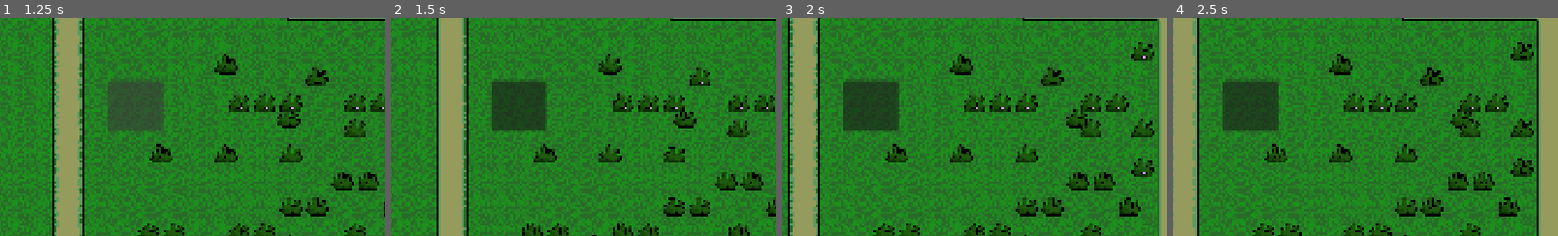
Above: before the commit, frames 1-4 (left to right).
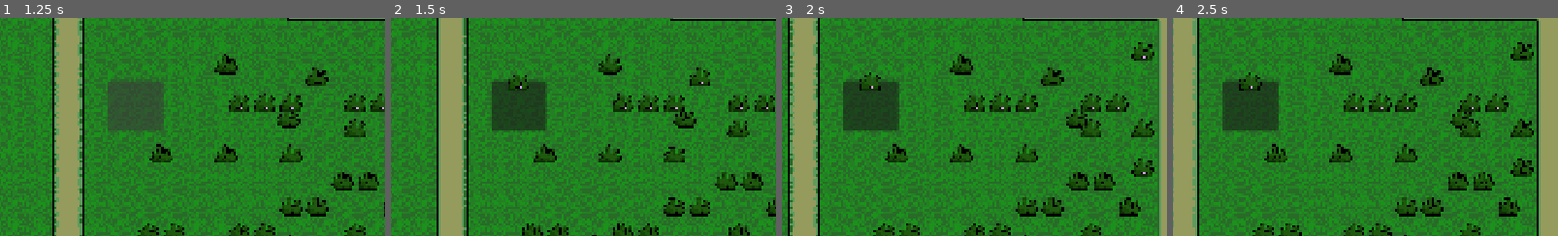
Above: after the commit, the same moments.

Repository: fiddletwo/tuff-farmers
Game: Godot game, scene res://scenes/world.tscn
Same seed, same stepped clock (60 frames per second), same inputs: the game is played once before the commit and once after it.
Inputs (mouse positions are % of the whole screen's width and height, from its top left):
- Up to frame 1 (1.25 s): click (30, 47) at 0.5 s
- Up to frame 2 (1.5 s): tap Enter at 1.25 s; move the mouse to (73, 45) at 1.27 s; hold D (right) from 1.28 s (still down); tap F (interact) at 1.35 s; click (73, 45) at 1.42 s
- Up to frame 3 (2 s): keep holding D (right)
- Up to frame 4 (2.5 s): release D (right) at 2 s; drag from (30, 55) to (45, 70) at 2.02 s
The pictures show only the part of the screen within x 13-63%, y 27-77%; the shares and areas given below are measured in that part.

Frame 1 is identical in both runs. In frame 2, 0.2% of the frame differs, in the area x 30-36%, y 26-34%; in frame 3, 0.2%; in frame 4, 0.2%, in the area x 17-24%, y 24-34%.

Commit message:
add experimental crop planting

Diff:
--- a/game/crops/corn.tres
+++ b/game/crops/corn.tres
@@ -1,8 +1,10 @@
-[gd_resource type="Resource" script_class="Crop" format=3 uid="uid://dg2bq4ucrpem4"]
+[gd_resource type="Resource" script_class="CropInfo" format=3 uid="uid://dg2bq4ucrpem4"]
 
 [ext_resource type="Script" uid="uid://fg3d75phihkh" path="res://scripts/farming/crop_info.gd" id="1_226c3"]
+[ext_resource type="Texture2D" uid="uid://o870dp8i77y2" path="res://assets/sprites/character.png" id="2_v1mwr"]
 
 [resource]
 script = ExtResource("1_226c3")
-growth_interval = 0.3
+sprites = Array[Texture]([ExtResource("2_v1mwr")])
+growth_interval = 0.2
 metadata/_custom_type_script = "uid://fg3d75phihkh"
--- a/scenes/world.tscn
+++ b/scenes/world.tscn
@@ -7,9 +7,9 @@
 [ext_resource type="Texture2D" uid="uid://dco646v2t2kg7" path="res://assets/terrain/path_1.png" id="4_i7141"]
 [ext_resource type="Texture2D" uid="uid://cxna1mxikojrv" path="res://assets/terrain/path_2.png" id="5_4mrxx"]
 [ext_resource type="Script" uid="uid://c5mdkrvjvkhml" path="res://scripts/player/interaction.gd" id="6_4mrxx"]
-[ext_resource type="PackedScene" uid="uid://dhvua5fsbbhr8" path="res://scenes/crop.tscn" id="6_qfnet"]
 [ext_resource type="Script" uid="uid://c6hyjtjr2x2lw" path="res://scripts/farming/farm_manager.gd" id="7_i7141"]
 [ext_resource type="Script" uid="uid://dj0st0cliumhg" path="res://scripts/game/day_night_cycle.gd" id="9_7r4gi"]
+[ext_resource type="Script" uid="uid://oi8c66yoaor1" path="res://scripts/farming/crop_manager.gd" id="9_w7kh3"]
 
 [sub_resource type="TileSetAtlasSource" id="TileSetAtlasSource_qfnet"]
 texture = ExtResource("1_nnsk1")
@@ -142,8 +142,6 @@
 [node name="Interaction" type="Node2D" parent="Player" unique_id=1014953608]
 script = ExtResource("6_4mrxx")
 
-[node name="Crop" parent="." unique_id=1927259062 instance=ExtResource("6_qfnet")]
-
 [node name="Button" type="Button" parent="." unique_id=1679327286]
 anchors_preset = 5
 anchor_left = 0.5
@@ -165,4 +163,7 @@
 
 [node name="DayNight" type="CanvasModulate" parent="DayNightCycle/Transition" unique_id=1967759883]
 
+[node name="CropManager" type="Node2D" parent="." unique_id=1728834605]
+script = ExtResource("9_w7kh3")
+
 [connection signal="update" from="DayNightCycle" to="DayNightCycle/Transition" method="_on_day_night_cycle_update"]
--- a/scripts/farming/crop.gd
+++ b/scripts/farming/crop.gd
@@ -12,9 +12,8 @@
 
 @onready var sprite: Sprite2D = $Sprite
 
-func _ready() -> void:
-    add_to_group(group_name)
-
 func initialize(info: CropInfo) -> void:
     crop_info = info
     sprite.texture = crop_info.sprites[0]
+
+    add_to_group(group_name)
--- a/scripts/farming/crop_info.gd
+++ b/scripts/farming/crop_info.gd
@@ -3,3 +3,7 @@
 
 @export var sprites: Array[Texture]
 @export var growth_interval: float
+
+func _init(p_sprites: Array[Texture] = [], p_growth_interval = 0.2) -> void:
+    sprites = p_sprites
+    growth_interval = p_growth_interval
--- a/scripts/farming/crop_manager.gd
+++ b/scripts/farming/crop_manager.gd
@@ -1,4 +1,5 @@
-extends Node
+class_name CropManager
+extends Node2D
 
 var TICK_RATE: float = 20.0
 
--- a/scripts/farming/farm_manager.gd
+++ b/scripts/farming/farm_manager.gd
@@ -1,7 +1,20 @@
 class_name FarmManager
 extends Node2D
 
-var crop_scene = preload("res://scenes/crop.tscn")
+var crop_scene: PackedScene = preload("res://scenes/crop.tscn")
 
-func plant_crop() -> void:
-    pass
+var crops: Dictionary[String, Resource] = {
+    "corn": preload("res://game/crops/corn.tres")
+}
+
+var tile_map: Dictionary[Vector2i, Crop] = {}
+
+func plant_crop(crop_name: String) -> void:
+    var crop_info = crops.get(crop_name)
+    if not crop_info:
+        push_warning("Failed to find crop " + crop_name)
+        return
+
+    var crop = crop_scene.instantiate()
+    add_child(crop)
+    crop.initialize(crop_info)
--- a/scripts/game/day_night_cycle.gd
+++ b/scripts/game/day_night_cycle.gd
@@ -1,8 +1,8 @@
 class_name DayNightCycle
 extends Node2D
 
-var DAY_DURATION: float = 6.0
-var NIGHT_DURATION: float = 3.0
+var DAY_DURATION: float = 60.0
+var NIGHT_DURATION: float = 30.0
 
 var _current_time: float = 0.0
 var _is_day := true
--- a/scripts/player/interaction.gd
+++ b/scripts/player/interaction.gd
@@ -1,6 +1,8 @@
 extends Node2D
+
+@onready var farm_manager: FarmManager = $"../../FarmManager"
 
 func _process(dt: float) -> void:
     var is_interacting = Input.is_action_just_pressed("interact")
     if is_interacting:
-        print("interact")
+        farm_manager.plant_crop("corn")
